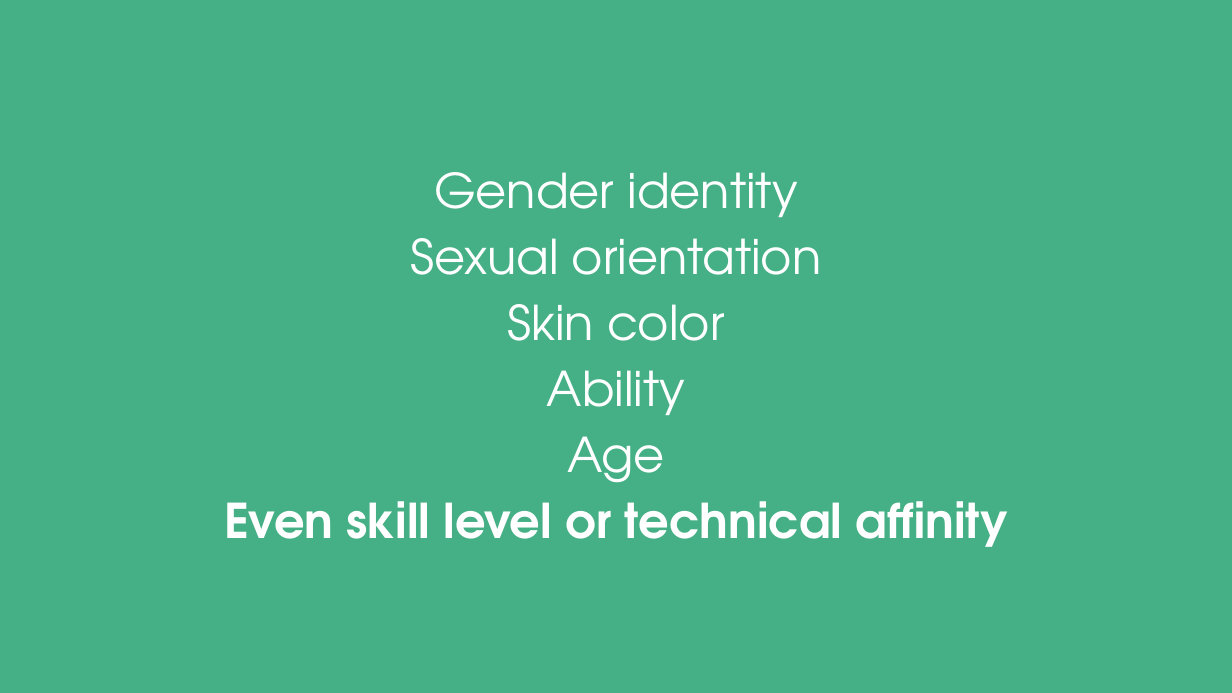
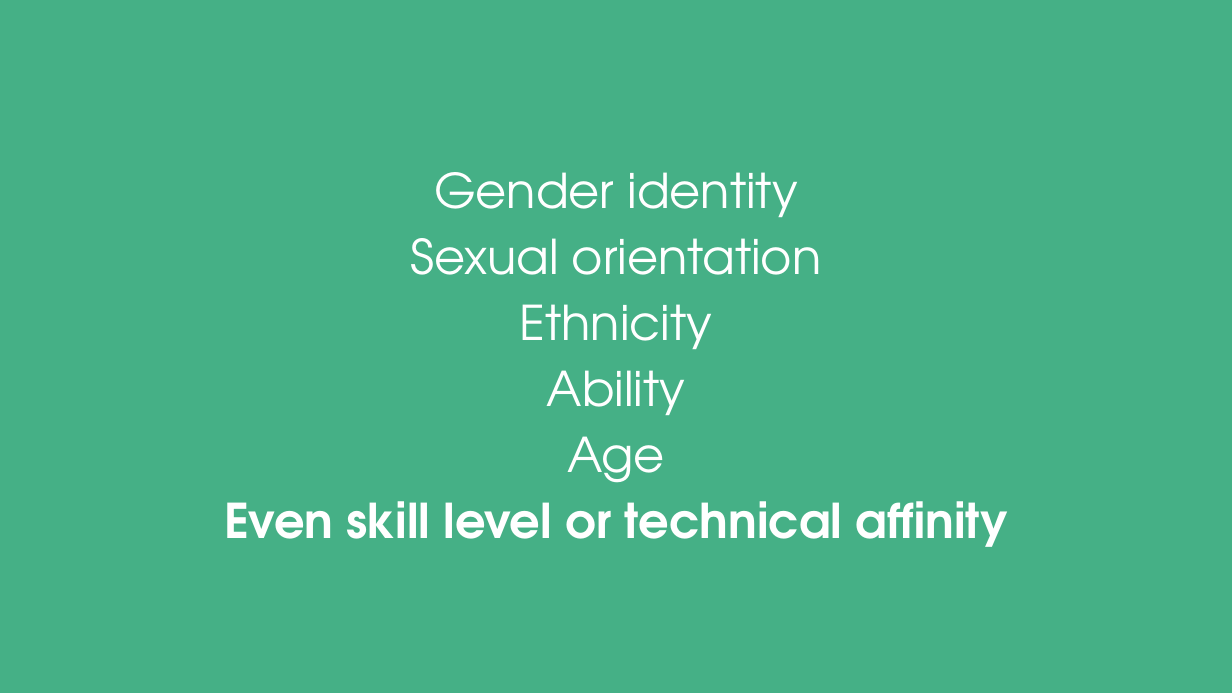
Before and after one commit to opensourcediversity/opensourcediversity.org, a slide deck: slide 3 of promo/Open Source Diversity presentation lightning.odp. Drawn at 1232x693 pixels with LibreOffice and Linux fonts; fonts in the diff are those of the drawing. Boxes give left, top, right and bottom in pixels: in the first picture for what was removed or moved away, otherwise in the second. Text is boxed around its words. In the diff, an @@ line names an element or a change of style, - is before the commit and + after.

Commit message:
Change 'Skin color' wording to 'Ethnicity'

```diff
--- a/promo/Open Source Diversity presentation lightning.odp
+++ b/promo/Open Source Diversity presentation lightning.odp
@@ title at [224, 172, 1008, 547]: text changed @@
-Gender identity
-Sexual orientation
-Skin color
-Ability
-Age
-Even skill level or technical affinity
+Gender identity
+Sexual orientation
+Ethnicity
+Ability
+Age
+Even skill level or technical affinity
```
Also in this commit, not shown: 2 other files.
